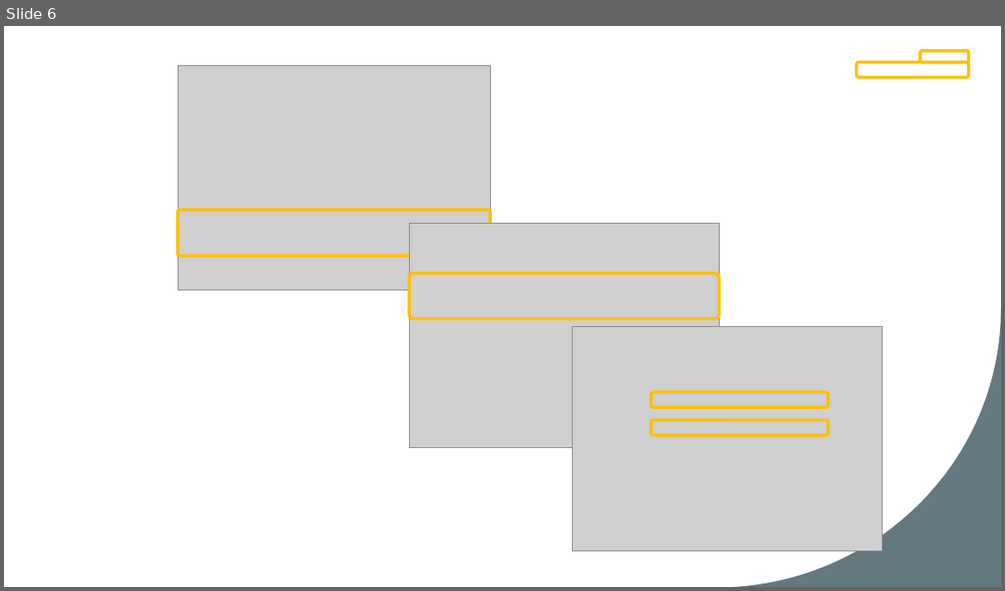
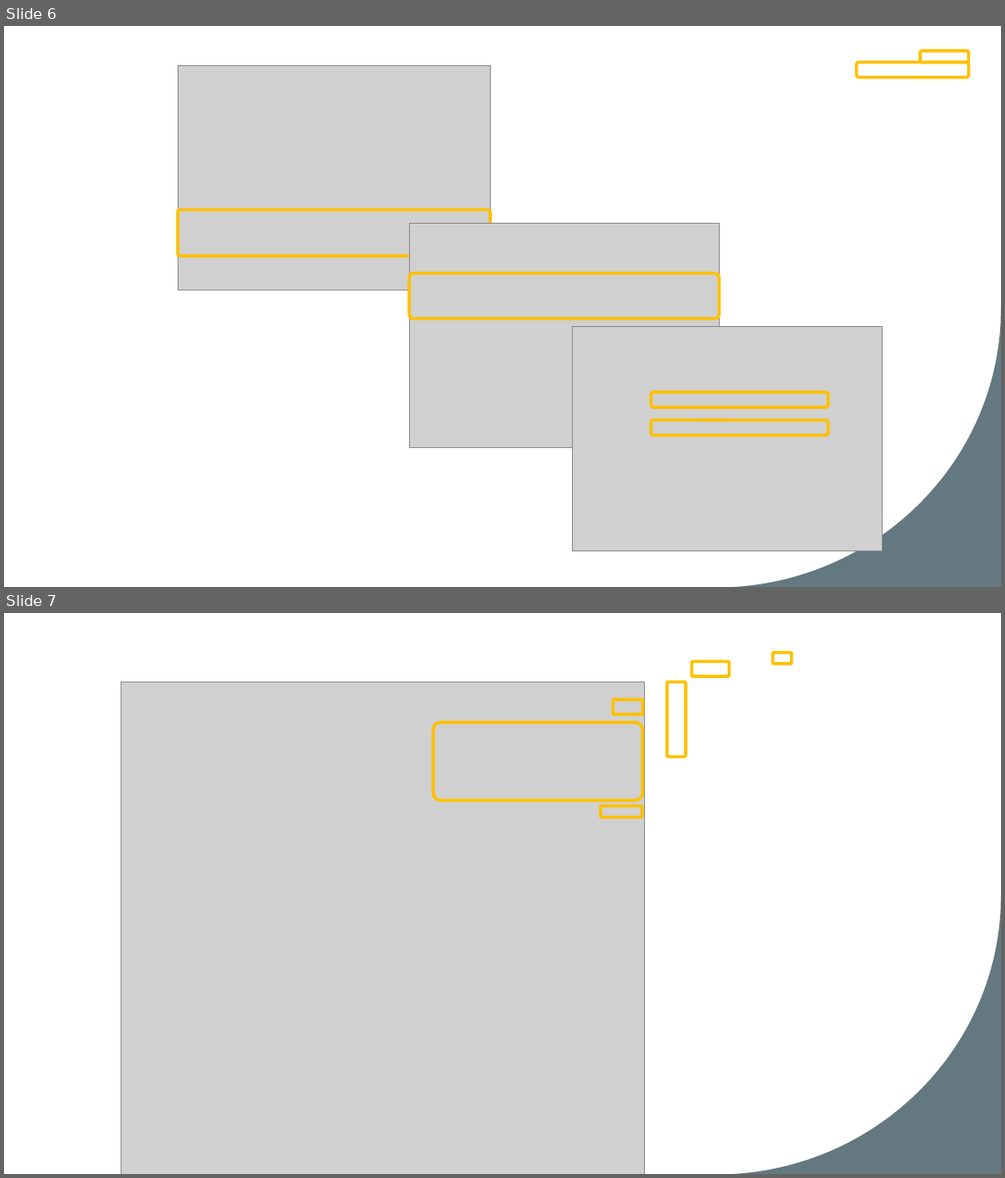
Before and after one commit to josephine-mckelvy/2025-CAH, a slide deck: 2025-06-30 CAH.pptx. Shown one above the other, each under a label of ours: slide 6 before the commit, slides 6 and 7 after it. The pictures are 1005x591 and 1005x1178 pixels, drawn with LibreOffice and Linux fonts; fonts in the diff are those of the drawing; grey boxes stand for pictures; background and template pictures are left out. Boxes give left, top, right and bottom in pixels: in the first picture for what was removed or moved away, otherwise in the second. Text is boxed around its words. In the diff, an @@ line names an element or a change of style, - is before the commit and + after.

```diff
--- a/2025-06-30 CAH.pptx
+++ b/2025-06-30 CAH.pptx
@@ slide 7 added at [4, 613, 1001, 1174], background picture (left out); not listed: 1 template element that a slide beside it also shows @@
@@ rounded rectangle added at [692, 662, 729, 676], outline #FFC000 3 pt @@
@@ rounded rectangle added at [773, 653, 792, 664], outline #FFC000 3 pt @@
@@ rounded rectangle added at [667, 682, 686, 756], outline #FFC000 3 pt @@
@@ group added at [121, 682, 644, 1174]: 3 rounded rectangles, 1 picture @@
```
Also in this commit, not shown: 1 other slide added, 1 slide removed, 2 other files.
